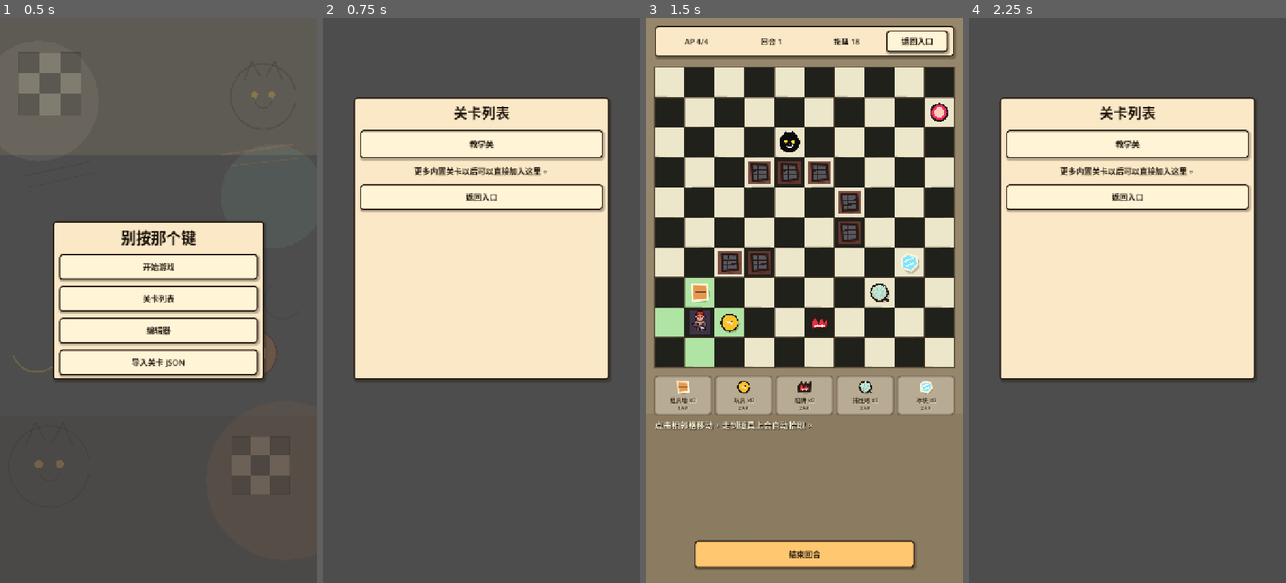
Above: before the commit, frames 1-4 (left to right).
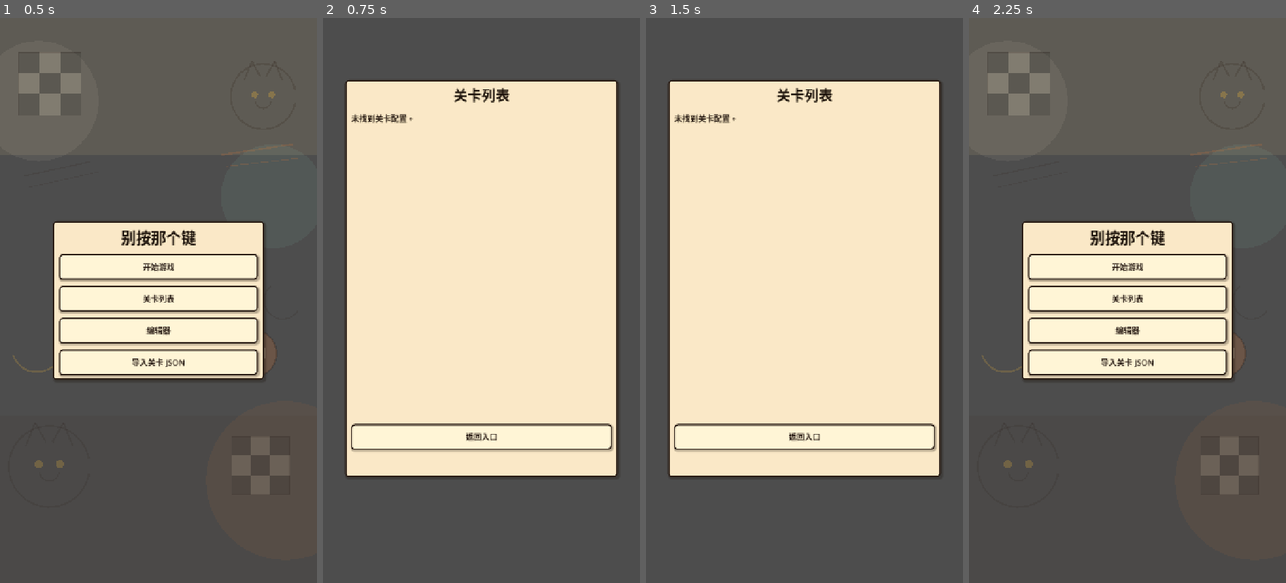
Above: after the commit, the same moments.

Repository: zhaozilong-zgcs/MeowItOff
Game: Godot game, scene res://Main.tscn
The game is run twice, just before and just after one commit, with the same random seed, the same clock (stepped at 60 frames per second) and the same inputs.
Inputs (mouse positions are in pixels of both pictures, inside the frame that each line leads up to):
- Up to frame 1 (0.5 s): no input
- Up to frame 2 (0.75 s): click "关卡列表" at 0.5 s
- Up to frame 3 (1.5 s): click (804, 142) at 1.25 s, where only the run before the commit has a clickable "教学关"
- Up to frame 4 (2.25 s): click "返回入口" at 2 s

Frame 1 is identical in both runs. In frame 2, 24% of the frame differs, in the area x 7-94%, y 11-82%; in frame 3, 82%, in the area x 0-100%, y 0-100%; in frame 4, 30%.

Commit message:
更新关卡

Diff:
--- a/scripts/app_controller.gd
+++ b/scripts/app_controller.gd
@@ -4,16 +4,23 @@
 const UI_THEME_SCRIPT := preload("res://scripts/ui/hand_drawn_theme.gd")
 const HOME_DECOR_SCRIPT := preload("res://scripts/ui/home_background_decor.gd")
 const VIEWPORT_SIZE := Vector2(720, 1280)
+const LEVEL_LIST_PATH := "res://scripts/level/level_list.json"
+const PROGRESS_SAVE_PATH := "user://level_progress.json"
 
 var current_view: Node
 var last_editor_level: LevelData
 var status_message: String = ""
 var audio: AudioManager
 var ui_theme := UI_THEME_SCRIPT.new()
+var level_entries: Array = []
+var completed_levels: Dictionary = {}
+var _active_level_id: String = ""
 
 
 func _ready() -> void:
 	_ensure_audio()
+	_load_progress()
+	_load_level_list()
 	last_editor_level = LevelFactory.create_blank_level()
 	_show_home()
 
@@ -55,7 +62,7 @@
 	ui_theme.apply_label(title, 34, true)
 	column.add_child(title)
 
-	column.add_child(_make_button("开始游戏", _start_game.bind(LevelFactory.create_tutorial_level(), &"menu"), Vector2(360, 58)))
+	column.add_child(_make_button("开始游戏", _start_first_level, Vector2(360, 58)))
 	column.add_child(_make_button("关卡列表", _show_level_list, Vector2(360, 58)))
 	column.add_child(_make_button("编辑器", _show_editor, Vector2(360, 58)))
 	column.add_child(_make_button("导入关卡 JSON", _open_import_dialog.bind(root), Vector2(360, 58)))
@@ -80,8 +87,8 @@
 	_add_home_background(root)
 
 	var panel := PanelContainer.new()
-	panel.position = Vector2(70, 180)
-	panel.custom_minimum_size = Vector2(580, 640)
+	panel.position = Vector2(50, 140)
+	panel.custom_minimum_size = Vector2(620, 900)
 	ui_theme.apply_panel(panel, &"paper")
 	root.add_child(panel)
 
@@ -95,14 +102,24 @@
 	ui_theme.apply_label(title, 32, true)
 	column.add_child(title)
 
-	var tutorial_button := _make_button("教学关", _start_game.bind(LevelFactory.create_tutorial_level(), &"level_list"), Vector2(500, 64))
-	column.add_child(tutorial_button)
-
-	var note := Label.new()
-	note.text = "更多内置关卡以后可以直接加入这里。"
-	note.horizontal_alignment = HORIZONTAL_ALIGNMENT_CENTER
-	ui_theme.apply_label(note, 18)
-	column.add_child(note)
+	var scroll := ScrollContainer.new()
+	scroll.custom_minimum_size = Vector2(560, 690)
+	column.add_child(scroll)
+
+	var list_column := VBoxContainer.new()
+	list_column.add_theme_constant_override("separation", 10)
+	scroll.add_child(list_column)
+
+	if level_entries.is_empty():
+		var empty_note := Label.new()
+		empty_note.text = "未找到关卡配置。"
+		empty_note.horizontal_alignment = HORIZONTAL_ALIGNMENT_CENTER
+		ui_theme.apply_label(empty_note, 18)
+		list_column.add_child(empty_note)
+	else:
+		for entry in level_entries:
+			var button := _make_level_button(entry)
+			list_column.add_child(button)
 
 	column.add_child(_make_button("返回入口", _show_home, Vector2(500, 58)))
 
@@ -119,9 +136,10 @@
 	editor.preview_requested.connect(_on_editor_preview_requested)
 
 
-func _start_game(level: LevelData, return_mode: StringName) -> void:
+func _start_game(level: LevelData, return_mode: StringName, level_id: String = "") -> void:
 	_clear_view()
 	_play_bgm(&"BGM_PLAY_L1")
+	_active_level_id = level_id
 
 	var game := GameManager.new()
 	current_view = game
@@ -129,6 +147,7 @@
 	game.return_requested.connect(_on_game_return_requested)
 	game.music_requested.connect(_on_music_requested)
 	game.sting_requested.connect(_on_sting_requested)
+	game.level_completed.connect(_on_level_completed)
 	game.start_level(level, return_mode)
 
 
@@ -183,12 +202,152 @@
 	var json_text := file.get_as_text()
 	file.close()
 
-	var result := LevelCodec.json_to_level(json_text)
+	var result = LevelCodec.json_to_level(json_text)
 	if not result["ok"]:
 		_show_home("导入失败：%s" % result["error"])
 		return
 
 	_start_game(result["level"] as LevelData, &"menu")
+
+
+func _start_first_level() -> void:
+	if level_entries.is_empty():
+		_start_game(LevelFactory.create_tutorial_level(), &"menu")
+		return
+
+	_start_config_level(level_entries[0])
+
+
+func _start_config_level(entry) -> void:
+	var result = _load_level_from_entry(entry)
+	if not result["ok"]:
+		_show_home("关卡读取失败：%s" % result["error"])
+		return
+
+	var level := result["level"] as LevelData
+	level.level_name = str(entry["name"])
+	_start_game(level, &"level_list", str(entry["id"]))
+
+
+func _load_level_from_entry(entry) -> Dictionary:
+	var path = str(entry.get("path", ""))
+	if path.is_empty():
+		return {"ok": false, "level": null, "error": "关卡路径为空。"}
+
+	var file := FileAccess.open(path, FileAccess.READ)
+	if file == null:
+		return {"ok": false, "level": null, "error": "无法读取 %s。" % path}
+
+	var json_text := file.get_as_text()
+	file.close()
+
+	var result = LevelCodec.json_to_level(json_text)
+	if not result["ok"]:
+		return {"ok": false, "level": null, "error": result["error"]}
+
+	return result
+
+
+func _make_level_button(entry) -> Button:
+	var id = str(entry.get("id", ""))
+	var display_name = str(entry.get("name", "未命名关卡"))
+	var complete_suffix := ""
+	if completed_levels.has(id):
+		complete_suffix = "  已完成"
+	var button := _make_button("%s. %s%s" % [id, display_name, complete_suffix], _start_config_level.bind(entry), Vector2(560, 58))
+	return button
+
+
+func _load_level_list() -> void:
+	level_entries.clear()
+	if not FileAccess.file_exists(LEVEL_LIST_PATH):
+		push_warning("Level list config not found: %s" % LEVEL_LIST_PATH)
+		return
+
+	var file := FileAccess.open(LEVEL_LIST_PATH, FileAccess.READ)
+	if file == null:
+		push_warning("Could not read level list config: %s" % LEVEL_LIST_PATH)
+		return
+
+	var parsed = JSON.parse_string(file.get_as_text())
+	file.close()
+	if typeof(parsed) != TYPE_DICTIONARY:
+		push_warning("Level list config must be a dictionary.")
+		return
+
+	var data = parsed
+	var levels_variant = data.get("levels", [])
+	if typeof(levels_variant) != TYPE_ARRAY:
+		push_warning("Level list config field 'levels' must be an array.")
+		return
+
+	var levels_array = levels_variant
+	for level_variant in levels_array:
+		if typeof(level_variant) != TYPE_DICTIONARY:
+			continue
+
+		var entry = level_variant
+		var id = str(entry.get("id", ""))
+		var display_name = str(entry.get("name", ""))
+		var path = str(entry.get("path", ""))
+		if id.is_empty() or display_name.is_empty() or path.is_empty():
+			continue
+
+		level_entries.append({
+			"id": id,
+			"name": display_name,
+			"path": path,
+		})
+
+
+func _load_progress() -> void:
+	completed_levels.clear()
+	if not FileAccess.file_exists(PROGRESS_SAVE_PATH):
+		return
+
+	var file := FileAccess.open(PROGRESS_SAVE_PATH, FileAccess.READ)
+	if file == null:
+		return
+
+	var parsed = JSON.parse_string(file.get_as_text())
+	file.close()
+	if typeof(parsed) != TYPE_DICTIONARY:
+		return
+
+	var data = parsed
+	var completed_variant = data.get("completed_levels", [])
+	if typeof(completed_variant) != TYPE_ARRAY:
+		return
+
+	var completed_array = completed_variant
+	for id_variant in completed_array:
+		var id = str(id_variant)
+		if not id.is_empty():
+			completed_levels[id] = true
+
+
+func _save_progress() -> void:
+	var completed_ids = completed_levels.keys()
+	completed_ids.sort()
+	var file := FileAccess.open(PROGRESS_SAVE_PATH, FileAccess.WRITE)
+	if file == null:
+		push_warning("Could not write progress save: %s" % PROGRESS_SAVE_PATH)
+		return
+
+	file.store_string(JSON.stringify({"completed_levels": completed_ids}, "\t"))
+	file.close()
+
+
+func _on_level_completed() -> void:
+	if _active_level_id == "":
+		return
+
+	var id := _active_level_id
+	if completed_levels.has(id):
+		return
+
+	completed_levels[id] = true
+	_save_progress()
 
 
 func _make_fullscreen_root() -> Control:
--- a/scripts/audio/audio_manager.gd
+++ b/scripts/audio/audio_manager.gd
@@ -4,10 +4,10 @@
 const TRACK_PATHS := {
 	&"BGM_MENU": "res://assets/bgm/BGM_MENU.mp3",
 	&"BGM_PLAY_L1": "res://assets/bgm/BGM_PLAY_L1.mp3",
-	&"BGM_PLAY_L2": "res://assets/bgm/BGM_PLAY_L2.mp3",
-	&"BGM_PLAY_L3": "res://assets/bgm/BGM_PLAY_L3.mp3",
+	&"BGM_PLAY_L2": "res://assets/bgm/BGM_PLAY_L1.mp3",
+	&"BGM_PLAY_L3": "res://assets/bgm/BGM_PLAY_L1.mp3",
 	&"BGM_DARK": "res://assets/bgm/BGM_DARK.mp3",
-	&"BGM_TENSE": "res://assets/bgm/BGM_TENSE.mp3",
+	&"BGM_TENSE": "res://assets/bgm/BGM_DARK.mp3",
 	&"BGM_EDITOR": "res://assets/bgm/BGM_EDITOR.mp3",
 	&"STING_WIN": "res://assets/bgm/STING_WIN.mp3",
 	&"STING_LOSE": "res://assets/bgm/STING_LOSE.mp3",
--- a/scripts/game_manager.gd
+++ b/scripts/game_manager.gd
@@ -9,6 +9,7 @@
 signal return_requested(return_mode: StringName)
 signal music_requested(track_id: StringName)
 signal sting_requested(sting_id: StringName)
+signal level_completed
 
 var grid: GridSystem
 var pathfinder: PathfindingSystem
@@ -484,6 +485,8 @@
 	ui.update_status(action_system.current_ap, action_system.max_ap, turn_system.turn_number, remaining_turns, turn_system.phase)
 	ui.set_selection_active(false, "")
 	ui.show_result(won)
+	if won:
+		level_completed.emit()
 	if sting_id != &"":
 		sting_requested.emit(sting_id)
 	elif won:
@@ -682,6 +685,10 @@
 	if not ice_cells.has(unit.grid_position):
 		return 0
 
+	var ice_cell := unit.grid_position
+	ice_cells.erase(ice_cell)
+	_remove_board_token(ice_cell)
+
 	var moved_steps := 0
 	for _step in range(max_steps):
 		var next_cell := unit.grid_position + direction
--- a/scripts/ui/ui_manager.gd
+++ b/scripts/ui/ui_manager.gd
@@ -146,9 +146,9 @@
 		set_message("选择 %s 的目标格，再点击底部确认使用；再次点击道具、右键或 Esc 取消。" % item_name)
 
 
-func set_item_target_ready(ready: bool) -> void:
+func set_item_target_ready(target_ready: bool) -> void:
 	if _confirm_item_button:
-		_confirm_item_button.disabled = not ready
+		_confirm_item_button.disabled = not target_ready
 
 
 func _refresh_inventory_buttons() -> void:
